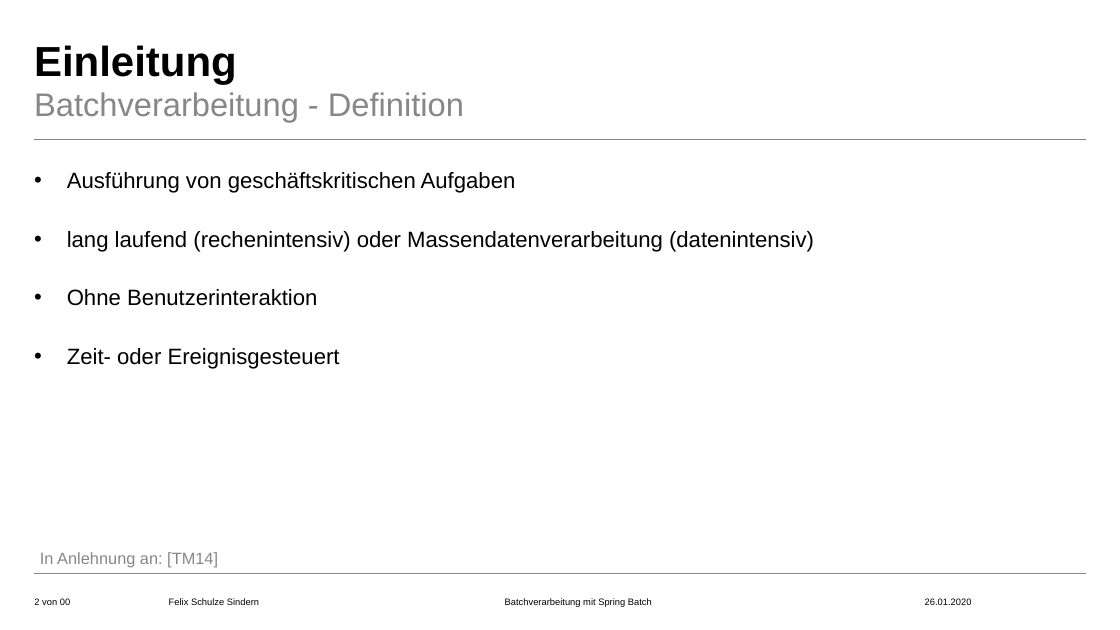
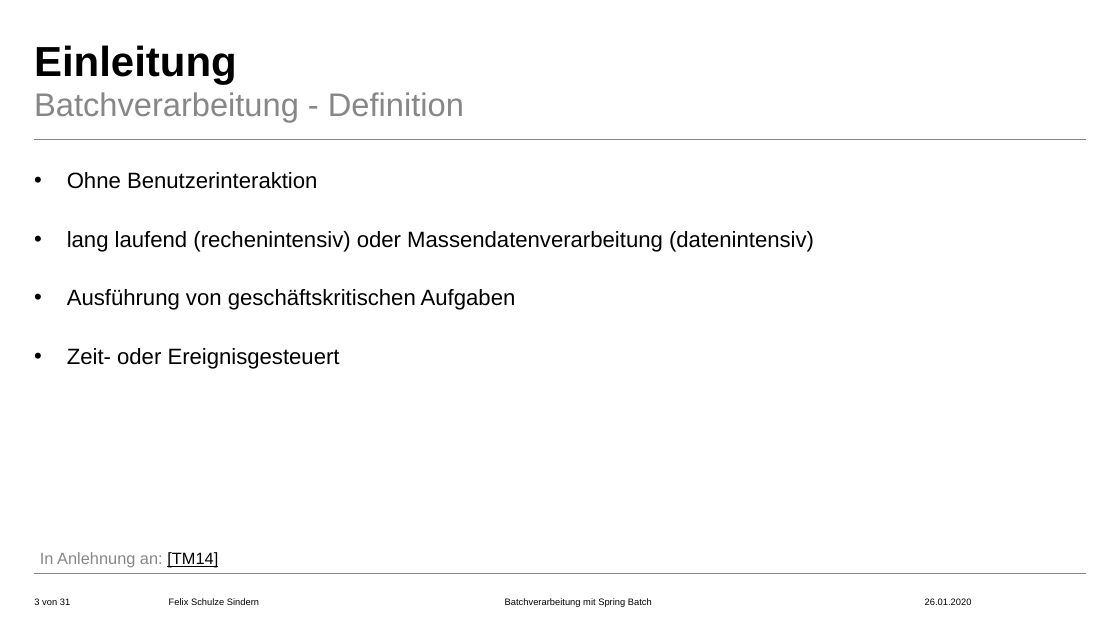
Before and after one commit to FelixSchuSi/spring_batch, a slide deck: slide 3 of spring_batch.pptx (slide 2 before the commit). Drawn at 1120x630 pixels with LibreOffice and Linux fonts; fonts in the diff are those of the drawing; background and template pictures are left out. Boxes give left, top, right and bottom in pixels: in the first picture for what was removed or moved away, otherwise in the second. Text is boxed around its words. In the diff, an @@ line names an element or a change of style, - is before the commit and + after.

```diff
--- a/spring_batch.pptx
+++ b/spring_batch.pptx
@@ text at [67, 172, 814, 252]: paragraphs added @@
+• Ohne Benutzerinteraktion
+• lang laufend (rechenintensiv) oder Massendatenverarbeitung (datenintensiv)
@@ text at [67, 231, 814, 306]: paragraphs removed @@
-• lang laufend (rechenintensiv) oder Massendatenverarbeitung (datenintensiv)
-• Ohne Benutzerinteraktion
@@ text "In Anlehnung an: [TM14]" at [40, 552, 218, 568]: text colour #878787 to #000000, underline on in "[TM14]" @@
@@ page number at [34, 598, 70, 605]: text changed @@
-2 von 00
+3 von 31
```
Also in this commit, not shown: 17 other slides changed, 14 slides added, 1 slide removed, 1 other file.
